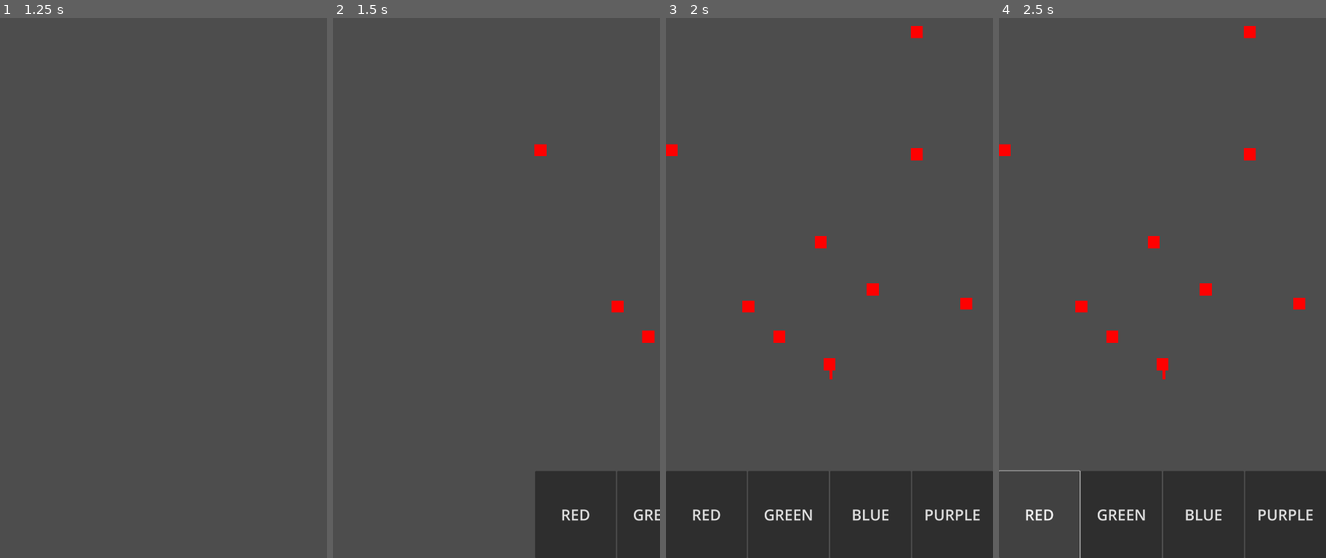
Above: before the commit, frames 1-4 (left to right).
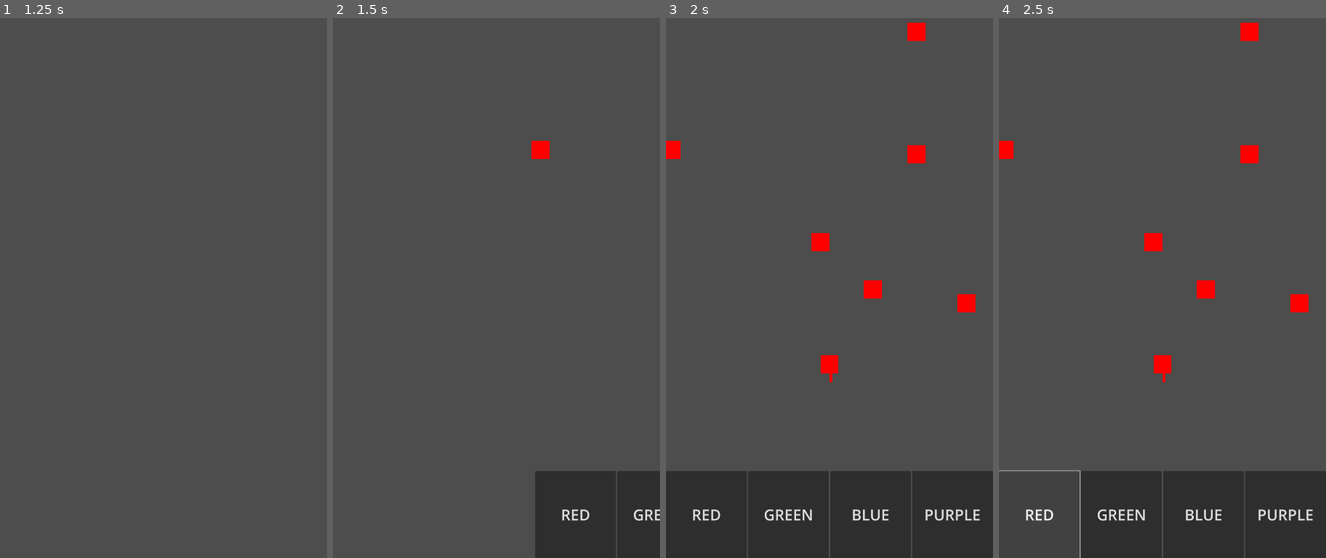
Above: after the commit, the same moments.

Repository: Xavier-Royer/Color-Jumper
Game: Godot game, scene res://Main.tscn
Same seed, same stepped clock (60 frames per second), same inputs: the game is played once before the commit and once after it.
Inputs (mouse positions are in pixels of both pictures, inside the frame that each line leads up to):
- Up to frame 1 (1.25 s): click "PLAY" at 0.5 s
- Up to frame 2 (1.5 s): move the mouse to (568, 239) at 1.27 s; press the mouse at (568, 239) at 1.28 s
- Up to frame 3 (2 s): no input
- Up to frame 4 (2.5 s): release the mouse at (1234, 239) at 2 s; click "RED" at 2 s

Frame 1 is identical in both runs. In frame 2, 0.3% of the frame differs, in the area x 60-99%, y 22-61%; in frame 3, 0.9%, in the area x 0-95%, y 0-68%; in frame 4, 0.9%.

Commit message:
Bug Fix: Remove Collision on queue free + small things

Diff:
--- a/block.tscn
+++ b/block.tscn
@@ -8,7 +8,7 @@
 radius = 16.5303
 
 [node name="Block" type="StaticBody2D"]
-scale = Vector2(2, 2)
+scale = Vector2(3, 3)
 script = ExtResource("1_im0tn")
 
 [node name="CollisionShape2D" type="CollisionShape2D" parent="."]
@@ -21,6 +21,7 @@
 offset_bottom = 10.0
 
 [node name="SpawnRadius" type="Area2D" parent="."]
+scale = Vector2(1.5, 1.5)
 collision_layer = 256
 collision_mask = 256
 
--- a/game_screen.gd
+++ b/game_screen.gd
@@ -10,13 +10,13 @@
 
 #player attribuites
 var direction = Vector2(0,0)
-var speed = 3500
+var speed = 4000
 var currentColor
 var currentBlock
 
 #game control stuff
 var gameState = "OVER" #OVER, READY, PLAYING
-var gameSpeed = 450
+var gameSpeed = 400
 var spawnRate = .6 # higher spawn rate = less spawn
 var gameRunTime = 0
 var screen_size
@@ -41,7 +41,6 @@
 
 func _ready() -> void:
 	screen_size = Globals.screenSize #get_viewport().get_visible_rect().size
-	print("screen size: ", screen_size.x, screen_size.y)
 	player.connect("caughtBlock",_on_block_caught)
 	for button in $UI/ColorButtons.get_children():
 		button.connect("pressed",changeColor.bind(button.name))
@@ -108,6 +107,7 @@
 		var mousePosition = get_viewport().get_mouse_position()
 		#ensure its not where the buttons are
 		if mousePosition.y < $UI/ColorButtons.position.y and gameState != "OVER":
+			#if player.velocity == Vector2(0,0):
 			if currentBlock != null:
 				#Begin game if in ready position
 				if gameState == "READY":
@@ -118,6 +118,7 @@
 				var playerPosition  = player.get_global_position()
 				direction = mousePosition-playerPosition
 				direction = direction.normalized()
+				player.blockOn.collision_layer = 0
 				player.blockOn.delete()
 				player.blockOn = null
 
@@ -145,14 +146,16 @@
 func spawnBlock():
 	var block = blockScene.instantiate()
 
-	movingObjects.call_deferred("add_child",block)
+	#movingObjects.call_deferred("add_child",block)
+	movingObjects.add_child(block)
 	#set block position
-	var blockPosition = Vector2(randi_range(10,screen_size.x-10),randi_range(-80,-100))
+	var blockPosition = Vector2(randi_range(10,screen_size.x-10),randi_range(-100,-150))
 	if lastBlockSpawned != null:
 		while blockPosition.distance_to(lastBlockSpawned.global_position) < 60 :
 			blockPosition = Vector2(randi_range(10,screen_size.x-10),randi_range(-80,-100))
 
-	block.set_deferred("global_position", blockPosition)
+	#block.set_deferred("global_position", blockPosition)
+	block.global_position = blockPosition
 	#no longer need this signal becasue it should already be fine
 	#block.connect("invalidBlock",spawnBlock)
 	lastBlockSpawned = block
--- a/player.gd
+++ b/player.gd
@@ -13,5 +13,5 @@
 	collided = move_and_slide()
 	if collided:
 		if blockOn != get_last_slide_collision().get_collider():
-			blockOn =  get_last_slide_collision().get_collider()
+			blockOn = get_last_slide_collision().get_collider()
 			emit_signal("caughtBlock")
--- a/screen_manager.gd
+++ b/screen_manager.gd
@@ -14,7 +14,6 @@
 #screen transitioner, waits until finished to return
 func next_screen(nextScreen):
 
-	#currentScreen = nextScreen
 	var screenTransition = create_tween()
 	screenTransition.set_ease(Tween.EASE_IN)
 	screenTransition.set_trans(Tween.TRANS_BACK)
